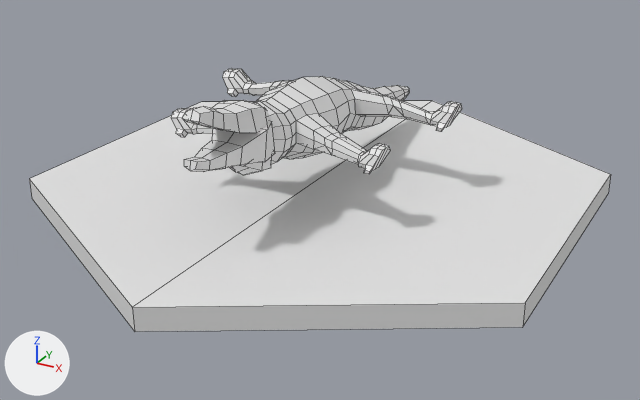
An edit to the FBX model Assets/RTS/Assets/Totem/CrocodiloTotem.fbx, drawn before and after from the same camera.
One viewpoint serves both versions: a 50 mm camera at (9.48, -17.16, 6.82) aimed at (0.3, -0.46, -1.53). Every picture has the same lights, and +X, +Y and +Z are marked at lower left. Mesh edges are drawn as thin lines. Where no turn or scale is listed for an object, it has been applied to the vertices.

In view in the first picture: 'Crocodilo', 'Tile'.
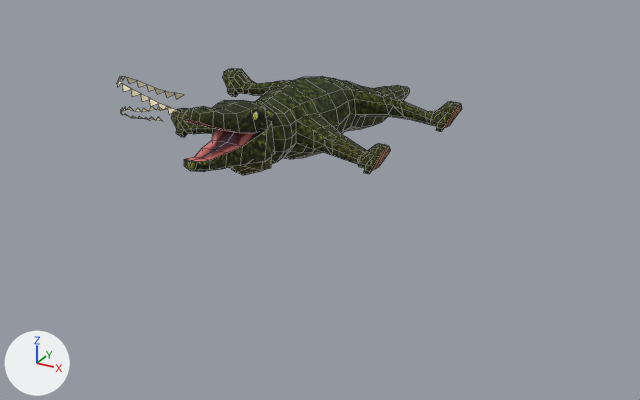
The newer file is also turned or shifted as a whole; pictures and numbers use the older file's frame.

The change, as a diff of the scene's bpy script:
```diff
--- a/Assets/RTS/Assets/Totem/CrocodiloTotem.fbx.py
+++ b/Assets/RTS/Assets/Totem/CrocodiloTotem.fbx.py
@@ img_text_creatureparts_png @@
+img_text_creatureparts_png = load_image('Text_CreatureParts.png', '../Material/Texture/Creature/Text_CreatureParts.png', 1024, 1024, 'sRGB')
@@ mat_mat_creatureparts @@
+mat_mat_creatureparts = principled_material('Mat_CreatureParts')
+mat_mat_creatureparts.texture = img_text_creatureparts_png
+mat_mat_creatureparts.roughness = 1.0
@@ me_crocodilo_001 @@
 # used by ob_crocodilo; location = (0.0, 0.0, 0.0)
-me_crocodilo_001.from_pydata(...)  # 543 vertices, 540 faces; spans x -3.07..3.07, y -4.91..5.16, z -0.73..1.84
+me_crocodilo_001.from_pydata(...)  # 639 vertices, 572 faces; spans x -3.07..3.07, y -4.91..5.16, z -0.73..1.84
+# me_crocodilo_001 part 1
+# 38 faces are deleted
+# 38 new faces join them
+# me_crocodilo_001 part 2
+# 96 vertices are added at x -3.04..-1.66, y -3.52..-2.36, z 0.79..1.73
+# 32 new faces join them
+# me_crocodilo_001 part 3: 540 faces spanning x -3.07..3.07, y -4.91..5.16, z -0.73..1.84 switch from no material to mat_mat_creatureparts (picture img_text_creatureparts_png)
+# me_crocodilo_001 part 4: the surface is now shaded smooth
@@ ob_tile @@
-ob_tile = bpy.data.objects.new('Tile', me_tile)
-ob_tile.location = (0.0, 0.0, 0.0)
```

Boxes (x1, y1, x2, y2) around the edits, measured in the pictures (640 x 400 px; the box of a moved part takes in the faces that stretch with it):
'Tile', deleted: before (29, 101, 611, 332)
'Crocodilo', reshaped (18% wider): before (171, 68, 462, 175); after (118, 68, 462, 175)
part 1 of me_crocodilo_001, moved or reshaped: (182, 100, 270, 133) in both
part 2 of me_crocodilo_001, added: after (118, 76, 184, 121)
part 3 of me_crocodilo_001, recoloured: (171, 68, 462, 175) in both
